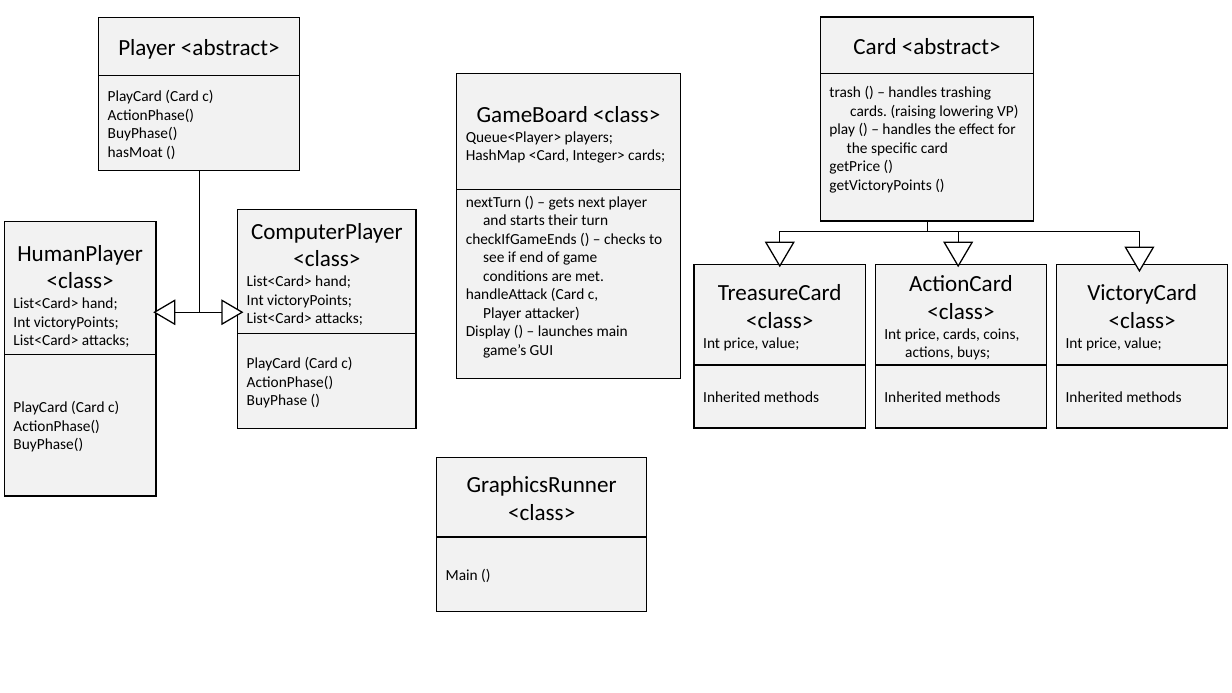
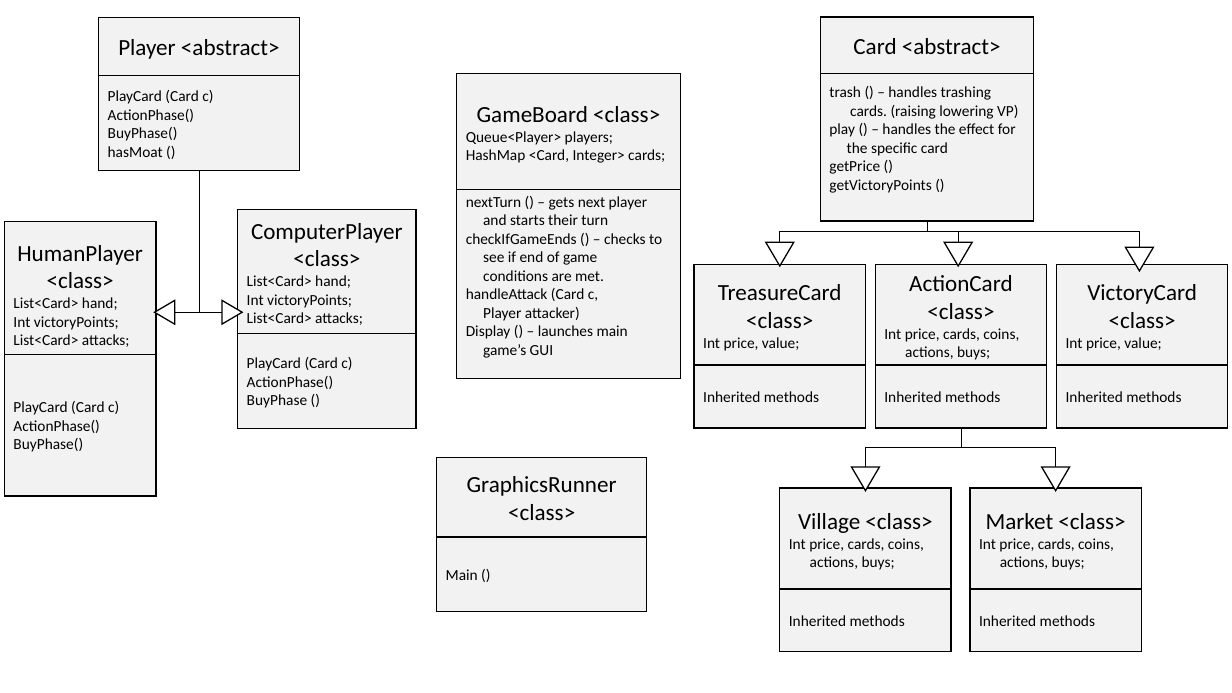
Before and after one commit to bonattt/DominionGame, a slide deck: slide 1 of UML.pptx. Drawn at 1232x693 pixels with LibreOffice and Linux fonts; fonts in the diff are those of the drawing. Boxes give left, top, right and bottom in pixels: in the first picture for what was removed or moved away, otherwise in the second. Text is boxed around its words. In the diff, an @@ line names an element or a change of style, - is before the commit and + after.

Commit message:
updated UML
added specific card examples to UML diagram

```diff
--- a/UML.pptx
+++ b/UML.pptx
@@ elbow line added from (961, 428) to (866, 467), #000000 0.5 pt @@
@@ elbow line added from (961, 428) to (1055, 467), #000000 0.5 pt @@
@@ triangle added at bbox=[852, 467, 880, 491], fill #FFFFFF, outline #000000 1 pt @@
@@ triangle added at bbox=[1042, 467, 1069, 491], fill #FFFFFF, outline #000000 1 pt @@
@@ rectangle added at bbox=[780, 488, 951, 589], fill #F2F2F2, outline #000000 1 pt, 12 pt, text #000000 @@
+Village <class>
+Int price, cards, coins,
+actions, buys;
@@ rectangle added at bbox=[970, 488, 1141, 589], fill #F2F2F2, outline #000000 1 pt, 12 pt, text #000000 @@
+Market <class>
+Int price, cards, coins,
+actions, buys;
@@ rectangle added at bbox=[780, 589, 951, 652], fill #F2F2F2, outline #000000 1 pt, 12 pt, text #000000 @@
+Inherited methods
@@ rectangle added at bbox=[970, 589, 1141, 652], fill #F2F2F2, outline #000000 1 pt, 12 pt, text #000000 @@
+Inherited methods
```
